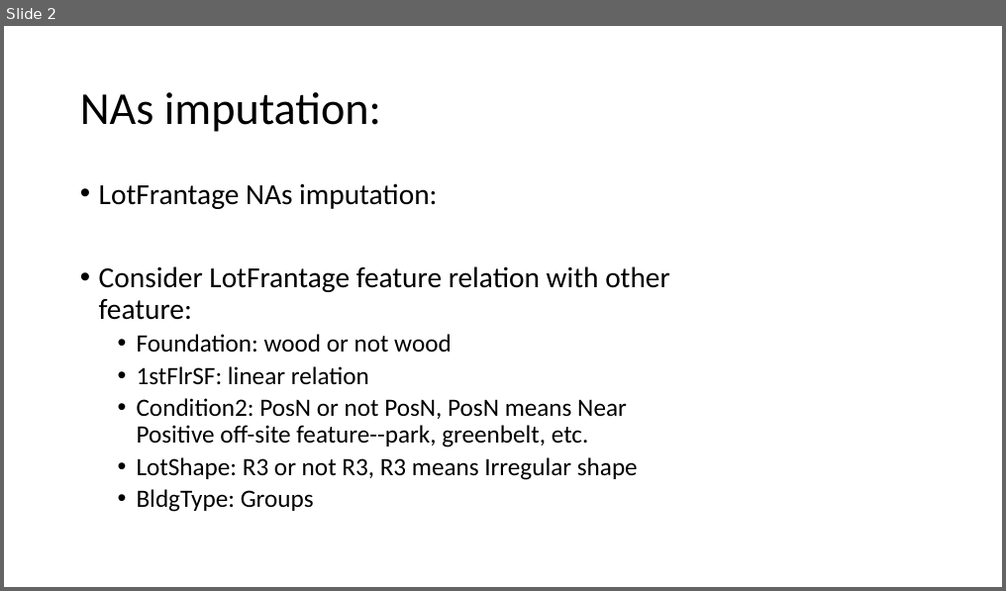
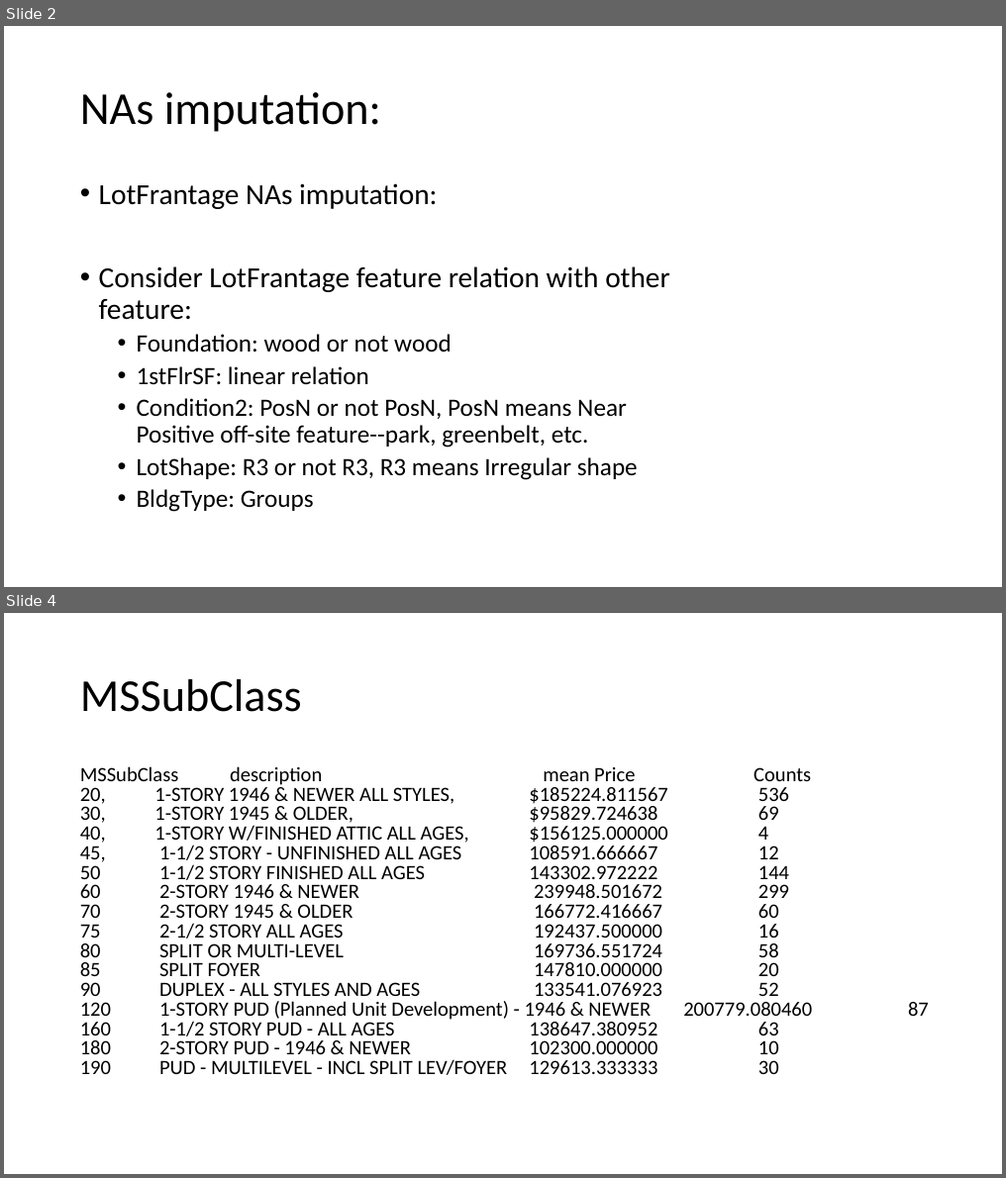
Before and after one commit to joshualee791204/Octopus, a slide deck: Presentation_record.pptx. Shown one above the other, each under a label of ours: slide 2 before the commit, slides 2 and 4 after it; the slides between them are not shown. The pictures are 1006x591 and 1006x1178 pixels, drawn with LibreOffice and Linux fonts; fonts in the diff are those of the drawing. Boxes give left, top, right and bottom in pixels: in the first picture for what was removed or moved away, otherwise in the second. Text is boxed around its words. In the diff, an @@ line names an element or a change of style, - is before the commit and + after.

Commit message:
Modifyed preprocess.py and Added Multi linear model 2

```diff
--- a/Presentation_record.pptx
+++ b/Presentation_record.pptx
@@ slide 4 added at [4,613,1002,1174], background #FFFFFF @@
@@ title added at [80,679,302,712], 44 pt, text #000000 @@
+MSSubClass
@@ text added at [80,766,812,1075], 19.6 pt, text #000000 @@
+MSSubClass description mean Price Counts
+20, 1-STORY 1946 & NEWER ALL STYLES, $185224.811567 536
+30, 1-STORY 1945 & OLDER, $95829.724638 69
+40, 1-STORY W/FINISHED ATTIC ALL AGES, $156125.000000 4
+45, 1-1/2 STORY - UNFINISHED ALL AGES 108591.666667 12
+50 1-1/2 STORY FINISHED ALL AGES 143302.972222 144
+60 2-STORY 1946 & NEWER 239948.501672 299
+70 2-STORY 1945 & OLDER 166772.416667 60
+75 2-1/2 STORY ALL AGES 192437.500000 16
+80 SPLIT OR MULTI-LEVEL 169736.551724 58
+85 SPLIT FOYER 147810.000000 20
+90 DUPLEX - ALL STYLES AND AGES 133541.076923 52
+120 1-STORY PUD (Planned Unit Development) - 1946 & NEWER 200779.080460 87
+160 1-1/2 STORY PUD - ALL AGES 138647.380952 63
+180 2-STORY PUD - 1946 & NEWER 102300.000000 10
+190 PUD - MULTILEVEL - INCL SPLIT LEV/FOYER 129613.333333 30
```
Also in this commit, not shown: 5 other slides added, 5 other files.
